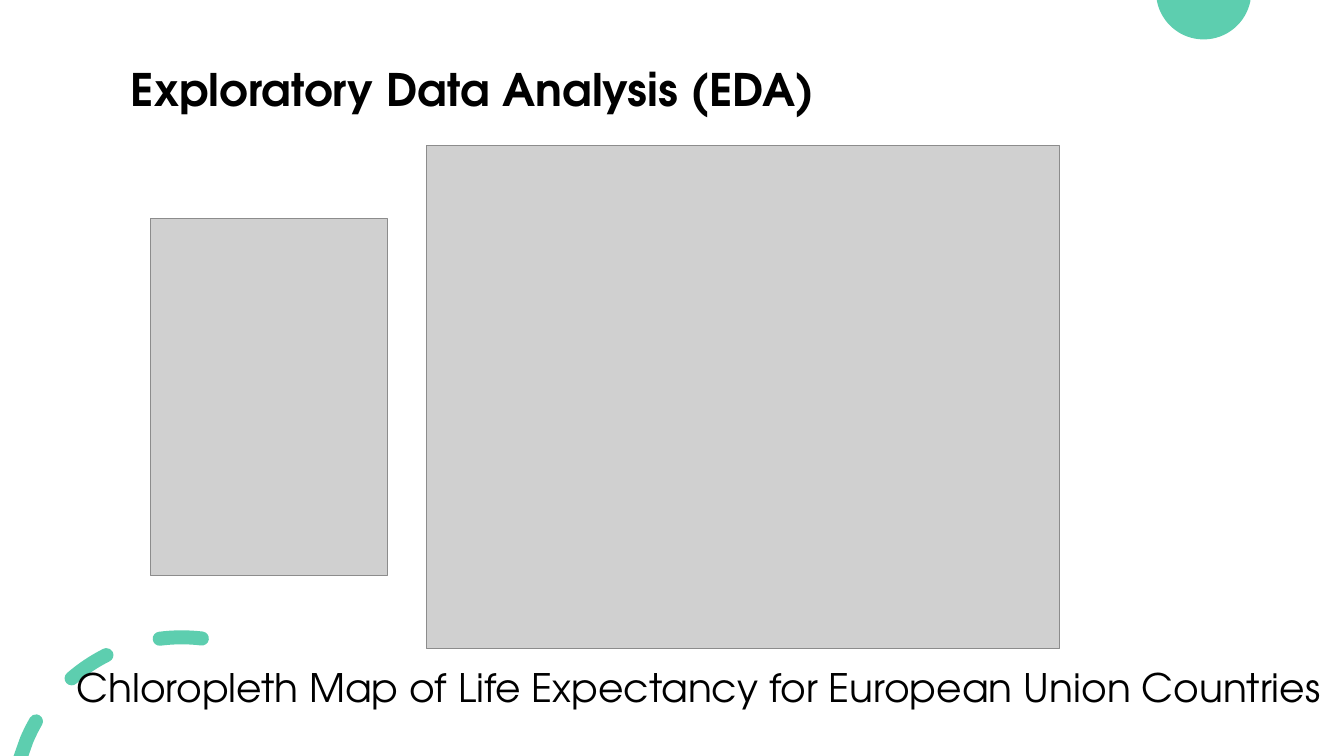
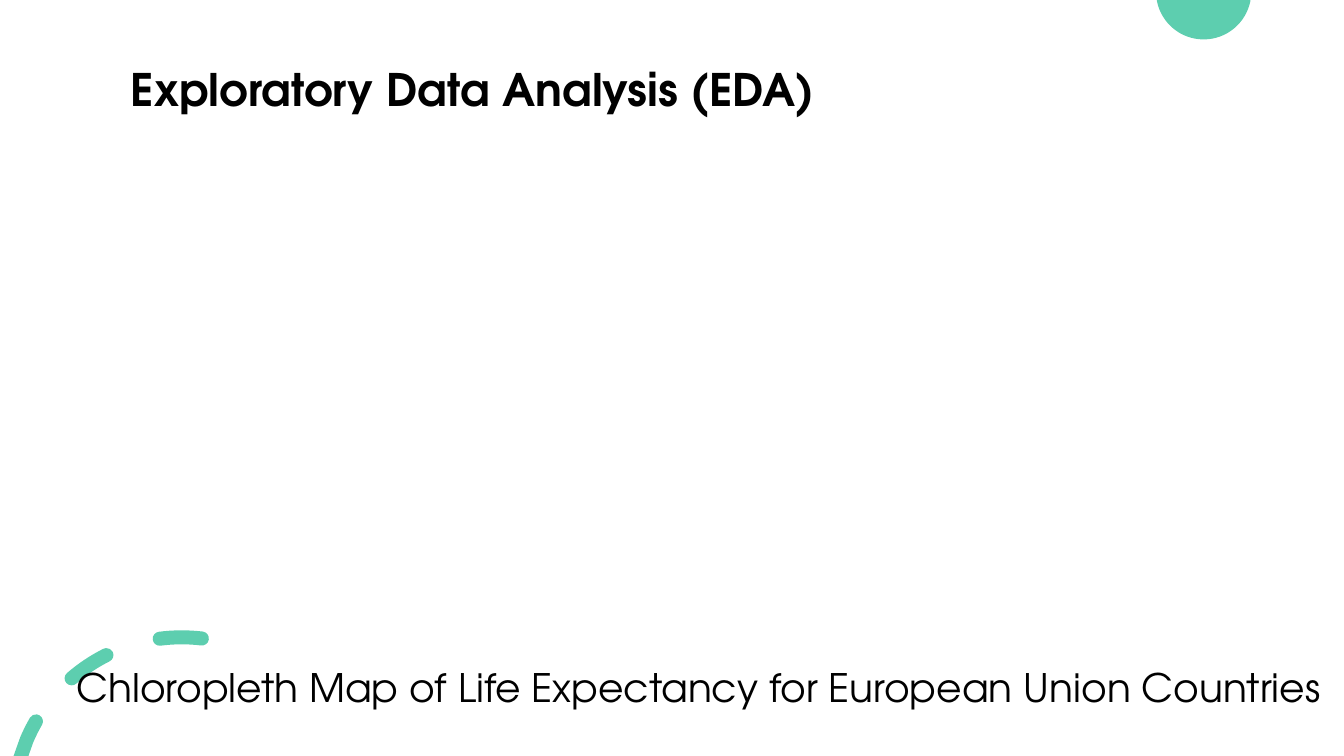
Before and after one commit to ywu223/Capstone1_Compsognathus, a slide deck: slide 4 of Capstone1_Project_Presentation_LLv.pptx. Drawn at 1344x756 pixels with LibreOffice and Linux fonts; fonts in the diff are those of the drawing; grey boxes stand for pictures. Boxes give left, top, right and bottom in pixels: in the first picture for what was removed or moved away, otherwise in the second. Text is boxed around its words. In the diff, an @@ line names an element or a change of style, - is before the commit and + after.

Commit message:
revise ppt

```diff
--- a/Capstone1_Project_Presentation_LLv.pptx
+++ b/Capstone1_Project_Presentation_LLv.pptx
@@ picture removed at (426, 145, 1060, 649) @@
@@ picture removed at (150, 219, 387, 576) @@
```
Also in this commit, not shown: 2 other slides changed.
